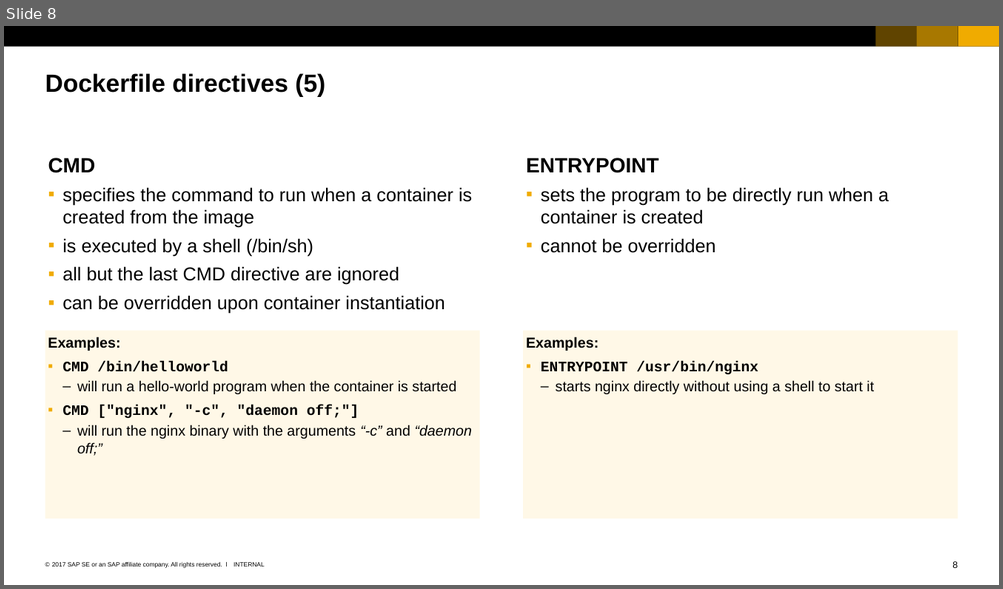
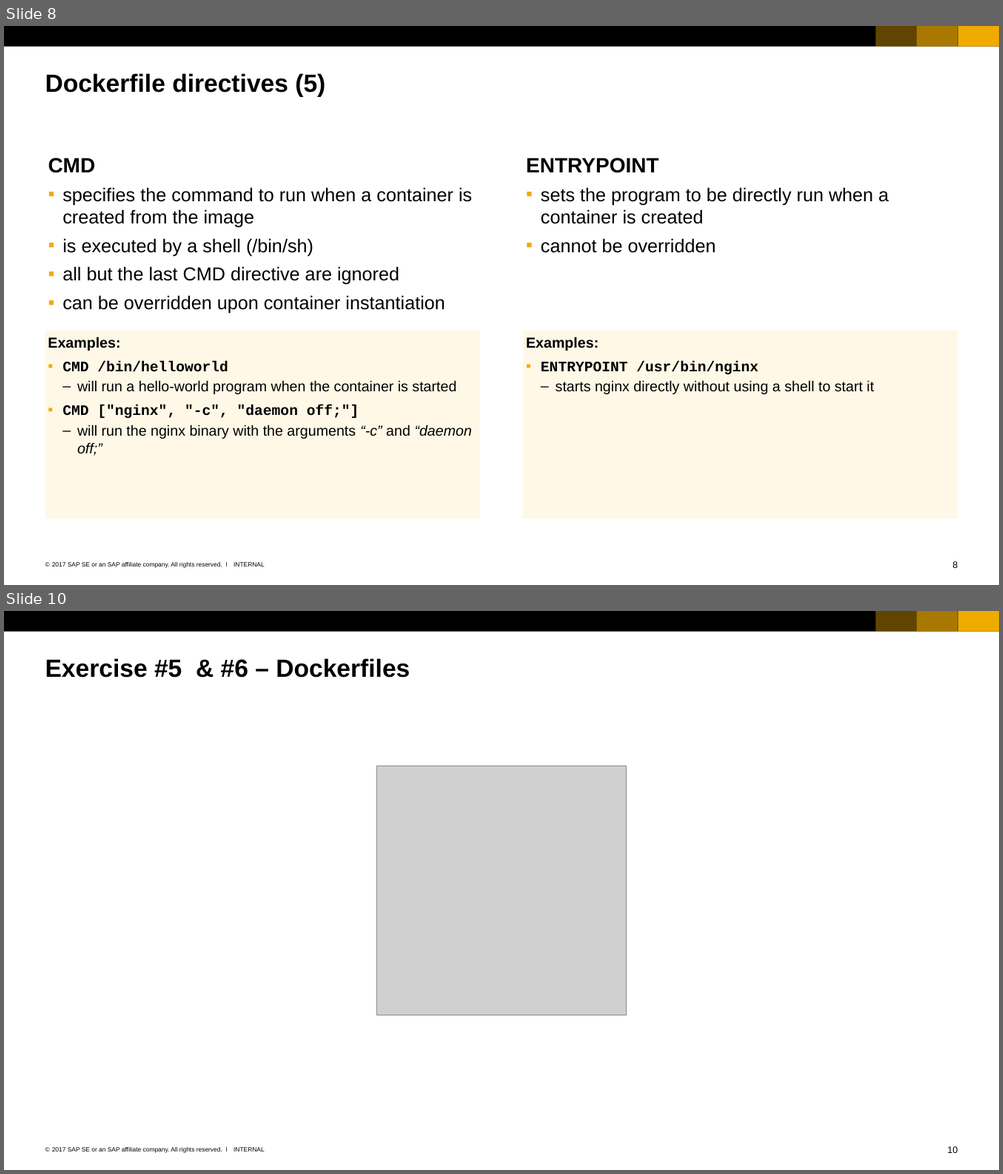
Before and after one commit to cuijiyao01/docker-k8s-training, a slide deck: docker/05_Dockerfiles.pptx. Shown one above the other, each under a label of ours: slide 8 before the commit, slides 8 and 10 after it; the slides between them are not shown. The pictures are 1003x589 and 1003x1174 pixels, drawn with LibreOffice and Linux fonts; fonts in the diff are those of the drawing; grey boxes stand for pictures. Boxes give left, top, right and bottom in pixels: in the first picture for what was removed or moved away, otherwise in the second. Text is boxed around its words. In the diff, an @@ line names an element or a change of style, - is before the commit and + after.

Commit message:
added demo & exercise marker for docker part

```diff
--- a/docker/05_Dockerfiles.pptx
+++ b/docker/05_Dockerfiles.pptx
@@ slide 10 added at [4, 611, 999, 1170], background #FFFFFF; not listed: 7 template elements that a slide beside it also shows @@
@@ title added at [45, 658, 410, 678], 24 pt, text #000000, bold @@
+Exercise #5 & #6 – Dockerfiles
@@ picture added at [377, 766, 626, 1015] @@
```
Also in this commit, not shown: 2 other files.
